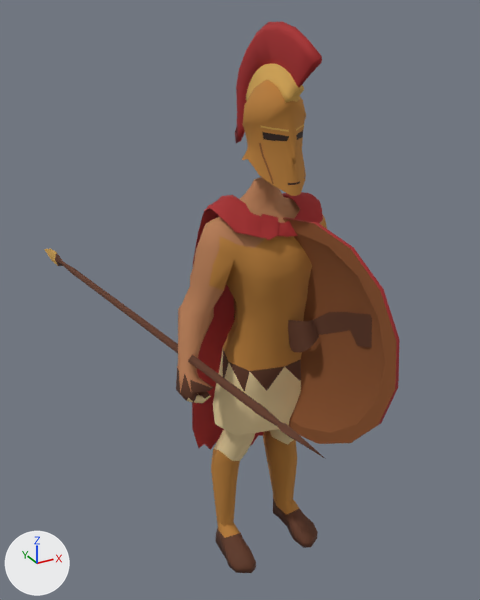
A saved change to the glTF model tools/art/anim3d/units/spearman-0ad/spearman.glb.
Rendered twice from a 50 mm camera at (-1.11, -1.83, 2.01) aimed at (0.09, 0.36, 0.91). The axes (+X, +Y, +Z) are drawn at lower left. The lights are the same throughout. The older version comes first. Where no turn or scale is listed for an object, it has been applied to the vertices. Vertices at exactly the same position are counted once.

Objects in the first picture: 'Aspis back', 'Aspis handgrip', 'aspis', 'body', 'crest', 'crest_base', 'helmet', 'spear'.
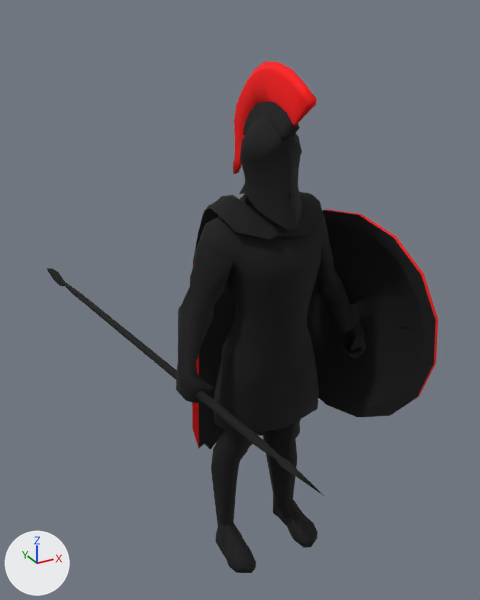
What differs and where, as boxes [x1, y1, x2, y2] in the pictures (480 x 600 px):
'body', recoloured, reshaped (brown to black): before [176, 177, 327, 573]; after [47, 61, 438, 573]
'Aspis back', no longer drawn (brown): before [233, 218, 396, 444]
'helmet', deleted (brown): before [242, 80, 306, 196]
'crest', no longer drawn (red): before [235, 22, 322, 143]
'spear', no longer drawn: before [44, 249, 326, 459]
'Aspis handgrip', no longer drawn (brown): before [234, 312, 372, 353]
'crest_base', no longer drawn (orange): before [245, 63, 304, 103]
'aspis', no longer drawn (mostly hidden): before [284, 217, 400, 432]
part 1 of me_native_tunic_body, added: after [239, 117, 302, 229]
part 2 of me_native_tunic_body, added: after [307, 209, 438, 417]
part 3 of me_native_tunic_body, added: after [243, 101, 300, 140]
part 4 of me_native_tunic_body, added (red): after [233, 61, 316, 174]
part 5 of me_native_tunic_body, added: after [307, 296, 412, 333]
part 6 of me_native_tunic_body, added: after [252, 436, 324, 496]
part 7 of me_native_tunic_body, added: after [47, 268, 82, 297]
part 8 of me_native_tunic_body, added: after [75, 291, 258, 443]
part 9 of me_native_tunic_body, surface changed (brown to black): before [186, 218, 327, 538]; after [186, 218, 363, 538]
part 10 of me_native_tunic_body, recoloured: [192, 355, 199, 448] in both

Patch to the scene script:
```diff
--- a/tools/art/anim3d/units/spearman-0ad/spearman.glb.py
+++ b/tools/art/anim3d/units/spearman-0ad/spearman.glb.py
@@ mat_pigment @@
 n1 = _N.new('ShaderNodeOutputMaterial'); n1.name = 'Material Output'
+n3 = _N.new('ShaderNodeMix'); n3.name = 'Mix'
+n3.data_type = 'RGBA'
+n3.blend_type = 'MULTIPLY'
+n3.inputs[0].default_value = 1.0  # 'Factor'
+n4 = _N.new('ShaderNodeVertexColor'); n4.name = 'Color Attribute'
 n2 = _N.new('ShaderNodeTexImage'); n2.name = 'Image Texture'
@@ mat_pigment @@
 n0 = _N.new('ShaderNodeBsdfPrincipled'); n0.name = 'Principled BSDF'
 _L.new(n0.outputs[0], n1.inputs[0])  # 'BSDF' to 'Surface'
-_L.new(n2.outputs[0], n0.inputs[0])  # 'Color' to 'Base Color'
+_L.new(n3.outputs[2], n0.inputs[0])  # 'Result' to 'Base Color'
+_L.new(n4.outputs[0], n3.inputs[7])  # 'Color' to 'B'
+_L.new(n2.outputs[0], n3.inputs[6])  # 'Color' to 'A'
@@ me_native_tunic_body @@
 # verts and faces of me_native_tunic_body; kept vertices keep their numbers, new ones are numbered from 742
-me_native_tunic_body.from_pydata(...)  # 742 vertices, 1300 faces; spans x -0.38..0.38, y -0.16..0.2, z 0.0..1.5
+me_native_tunic_body.from_pydata(...)  # 1420 vertices, 2484 faces; spans x -0.41..0.44, y -0.77..1.62, z 0.0..1.86
+# me_native_tunic_body part 1: a new loose piece of 172 vertices spanning x -0.1..0.1, y -0.14..0.1, z 1.37..1.7, in mat_pigment
+# me_native_tunic_body part 2: a new loose piece of 159 vertices spanning x 0.2..0.44, y -0.43..0.35, z 0.55..1.35, in mat_pigment
+# me_native_tunic_body part 3: a new loose piece of 104 vertices spanning x -0.02..0.02, y -0.14..0.15, z 1.6..1.74, in mat_pigment
+# me_native_tunic_body part 4: a new loose piece of 71 vertices spanning x -0.02..0.02, y -0.24..0.25, z 1.46..1.86, in mat_pigment
+# me_native_tunic_body part 5: a new loose piece of 40 vertices spanning x 0.22..0.4, y -0.36..0.28, z 0.8..1.12, in mat_pigment
+# me_native_tunic_body part 6: a new loose piece of 17 vertices spanning x -0.33..-0.29, y -0.77..-0.46, z 0.85..0.9, in mat_pigment
+# me_native_tunic_body part 7: a new loose piece of 17 vertices spanning x -0.41..-0.36, y 1.09..1.62, z 0.7..0.78, in mat_pigment
+# me_native_tunic_body part 8
+verts[757] = (-0.38, 1.1, 0.74)  # pixel (78, 298)
+verts[758] = (-0.36, 1.1, 0.76)  # pixel (81, 293)
+verts[759] = (-0.4, 1.1, 0.76)  # pixel (74, 295)
+verts[760] = (-0.38, 1.1, 0.78)  # pixel (77, 290)
+for new, old in zip([*range(761, 765)], [*range(757, 761)]): verts[new] = verts[old] + (0.07, -1.57, 0.11)
+faces += [(759, 764, 760), (757, 763, 759), (757, 758, 761), (758, 760, 762), (759, 763, 764), (757, 761, 763)]
+faces += [(758, 762, 761), (760, 764, 762)]
+# me_native_tunic_body part 9: 438 kept faces spanning x -0.38..0.38, y -0.16..0.16, z 0.05..1.36 get new texture (UV) coordinates
+# me_native_tunic_body part 10: 24 faces spanning x -0.23..0.24, y 0.16..0.18, z 0.39..1.19 switch from mat_team to mat_pigment
+# other edits to the shape of me_native_tunic_body do not show in these pictures
@@ ob_crest @@
-ob_crest = bpy.data.objects.new('crest', me_crest)
+ob_crest = bpy.data.objects.new('crest', None)
 ob_crest.location = (0.0, 0.012, 1.552)
@@ ob_crest_base @@
-ob_crest_base = bpy.data.objects.new('crest_base', me_crest_base)
+ob_crest_base = bpy.data.objects.new('crest_base', None)
 ob_crest_base.location = (0.0, 0.012, 1.552)
@@ ob_helmet @@
-ob_helmet = bpy.data.objects.new('helmet', me_helmet)
@@ ob_aspis_back @@
-ob_aspis_back = bpy.data.objects.new('Aspis back', me_aspis_back)
+ob_aspis_back = bpy.data.objects.new('Aspis back', None)
 ob_aspis_back.location = (0.113, -0.096, 1.017)
@@ ob_aspis_handgrip @@
-ob_aspis_handgrip = bpy.data.objects.new('Aspis handgrip', me_aspis_handgrip)
+ob_aspis_handgrip = bpy.data.objects.new('Aspis handgrip', None)
 ob_aspis_handgrip.location = (0.113, -0.096, 1.017)
@@ ob_spear @@
-ob_spear = bpy.data.objects.new('spear', me_hoplite_spear)
+ob_spear = bpy.data.objects.new('spear', None)
 ob_spear.location = (-0.323, -0.065, 0.949)
```
